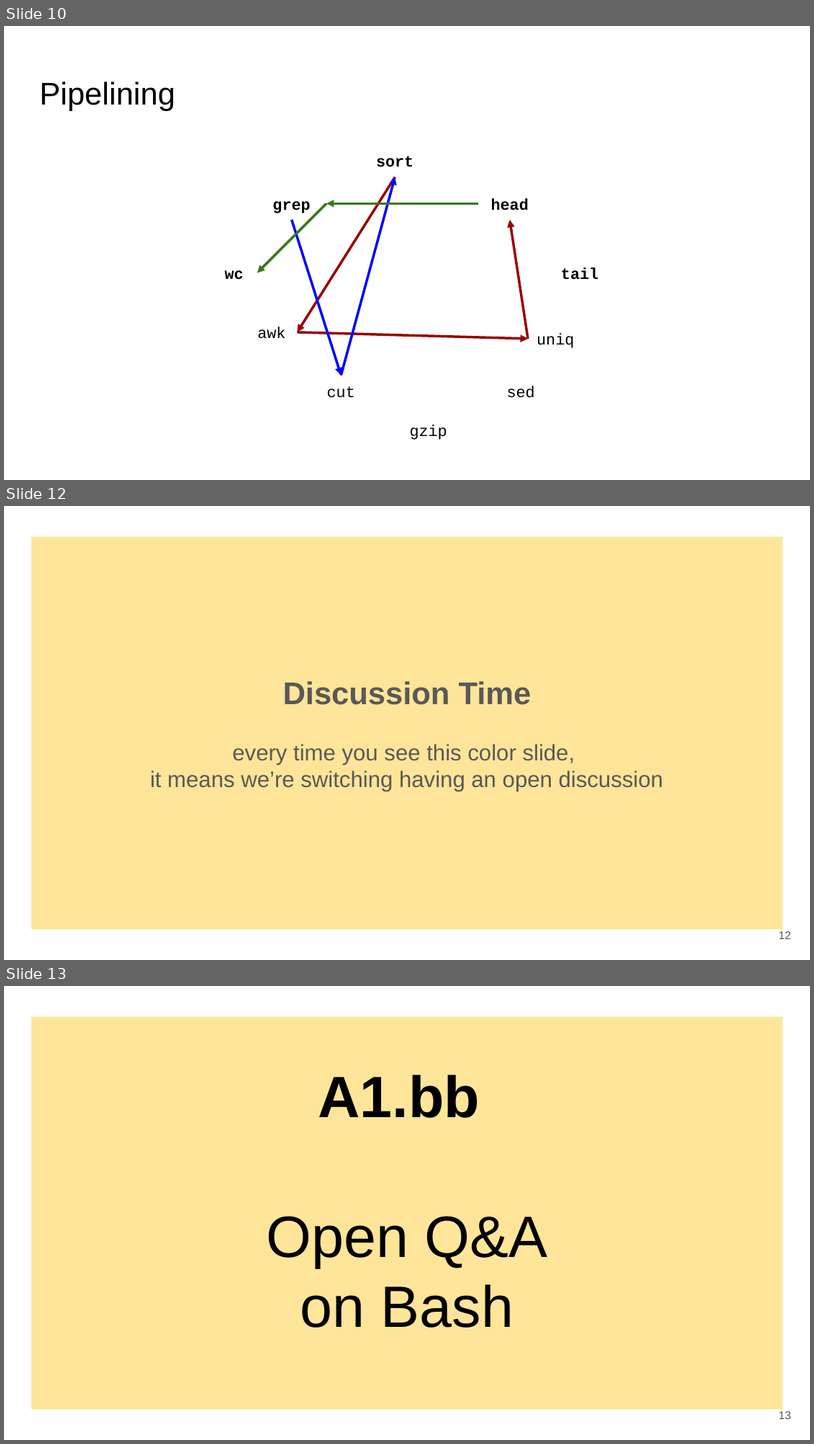
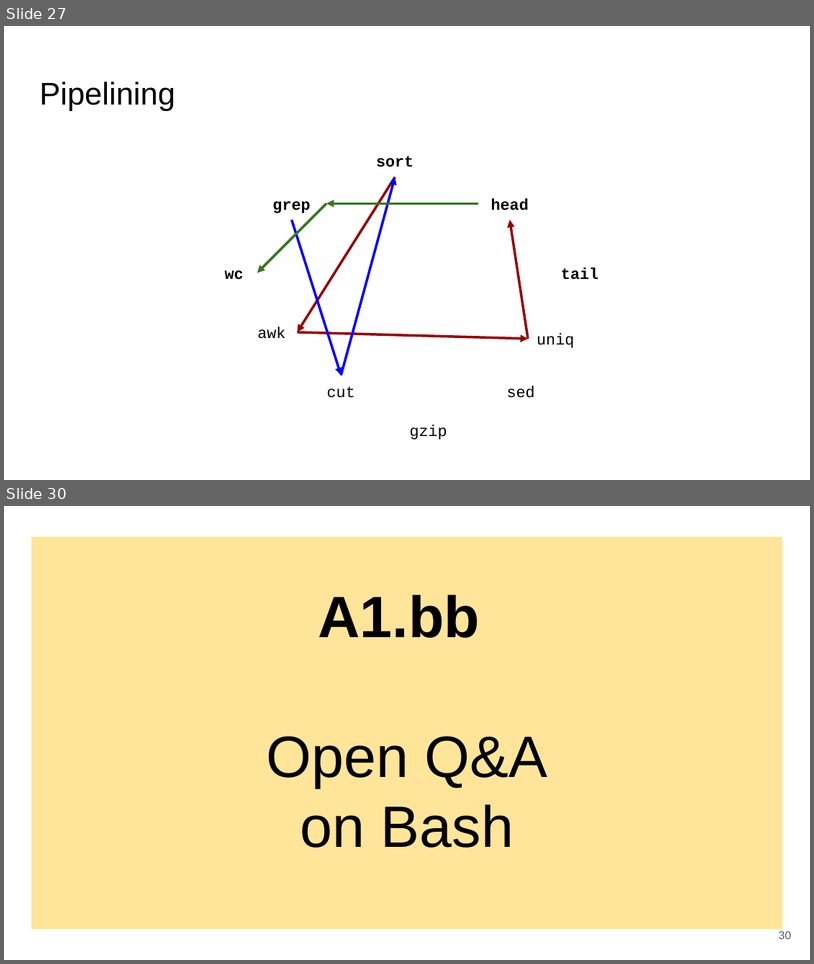
Before and after one commit to SuLab/Applied-Bioinformatics, a slide deck: Lectures/A1.b_Bash-redirections-pipes.pptx. Shown one above the other, each under a label of ours: slides 10, 12 and 13 before the commit, slides 27 and 30 after it; the slides between them are not shown. The pictures are 814x1444 and 814x964 pixels, drawn with LibreOffice and Linux fonts; fonts in the diff are those of the drawing. Boxes give left, top, right and bottom in pixels: in the first picture for what was removed or moved away, otherwise in the second. Text is boxed around its words. In the diff, an @@ line names an element or a change of style, - is before the commit and + after.

```diff
--- a/Lectures/A1.b_Bash-redirections-pipes.pptx
+++ b/Lectures/A1.b_Bash-redirections-pipes.pptx
@@ slide 12 removed at (x1=4, y1=506, x2=810, y2=960), background #FFFFFF @@
@@ rectangle removed at (x1=31, y1=537, x2=783, y2=929) @@
@@ text removed at (x1=150, y1=681, x2=664, y2=791) @@
-Discussion Time
-every time you see this color slide,
-it means we’re switching having an open discussion
@@ page number removed at (x1=779, y1=931, x2=791, y2=939) @@
-12
@@ what was slide 10 is now slide 27 @@
@@ what was slide 13 is now slide 30 @@
@@ page number at (x1=779, y1=931, x2=791, y2=939): text changed @@
-13
+30
```
Also in this commit, not shown: 1 slide changed, 18 slides added.
